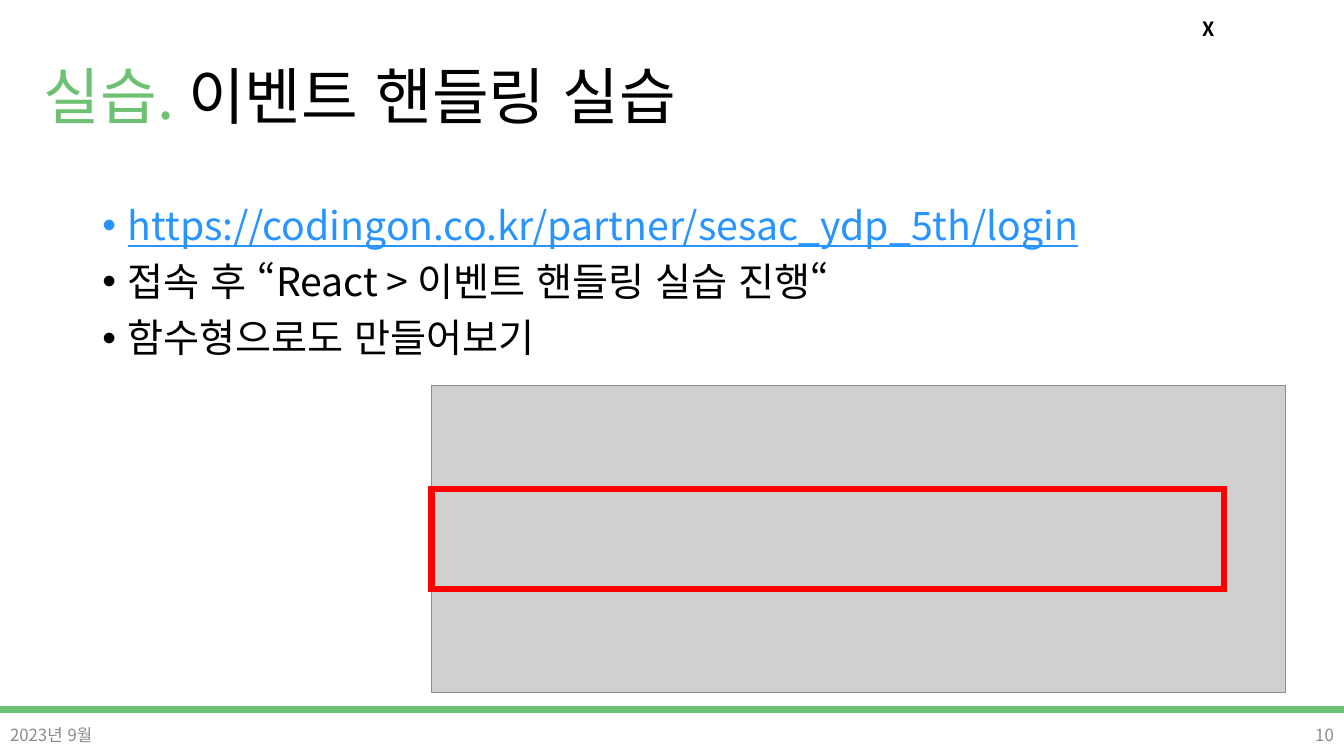
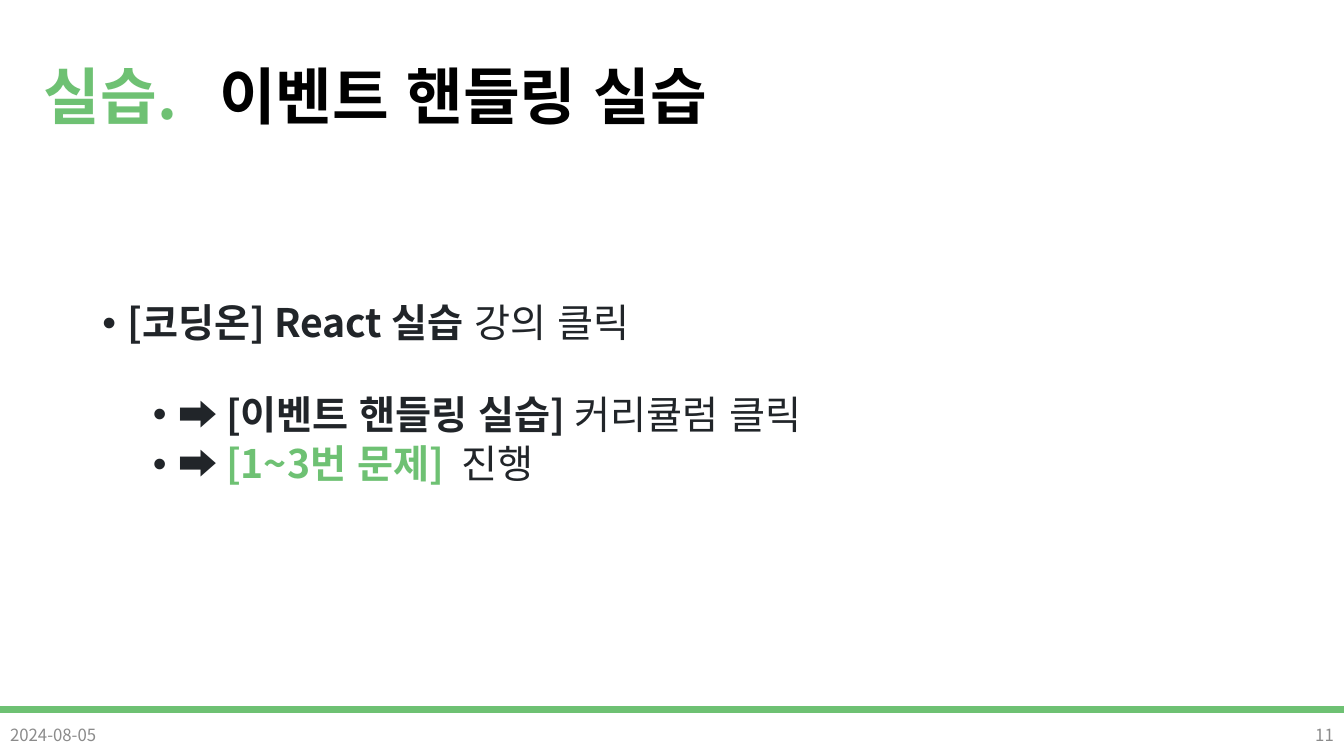
Before and after one commit to DevDamon0527/SeSAC_Yeongdeungpo_Campus_6th, a slide deck: slide 11 of material/[SeSAC_YDP_6] 25_React_Event_handling.pptx (slide 10 before the commit). Drawn at 1344x756 pixels with LibreOffice and Linux fonts; fonts in the diff are those of the drawing; grey boxes stand for pictures; background and template pictures are left out. Boxes give left, top, right and bottom in pixels: in the first picture for what was removed or moved away, otherwise in the second. Text is boxed around its words. In the diff, an @@ line names an element or a change of style, - is before the commit and + after.

Commit message:
react 수업준비 (ppt 수정)

```diff
--- a/material/[SeSAC_YDP_6] 25_React_Event_handling.pptx
+++ b/material/[SeSAC_YDP_6] 25_React_Event_handling.pptx
@@ title "실습. 이벤트 핸들링 실습" at (44,67,707,125): bold on @@
@@ text removed at (1202,21,1214,36) @@
-X
@@ text at (128,304,801,485): text changed; text colour #2894FF to #212529; bold on @@
-• https://codingon.co.kr/partner/sesac_ydp_5th/login
-• 접속 후 “React > 이벤트 핸들링 실습 진행“
-• 함수형으로도 만들어보기
+• [코딩온] React 실습 강의 클릭
+  • ➡ [이벤트 핸들링 실습] 커리큘럼 클릭
+  • ➡ [1~3번 문제] 진행
@@ picture removed at (432,386,1286,693) @@
@@ rectangle removed at (432,489,1224,589) @@
@@ text at (10,728,96,741): text changed @@
-2023년 9월
+2024-08-05
@@ page number at (1315,729,1334,741): text changed @@
-10
+11
```
Also in this commit, not shown: 10 other slides changed, 2 slides removed, 4 other files.
